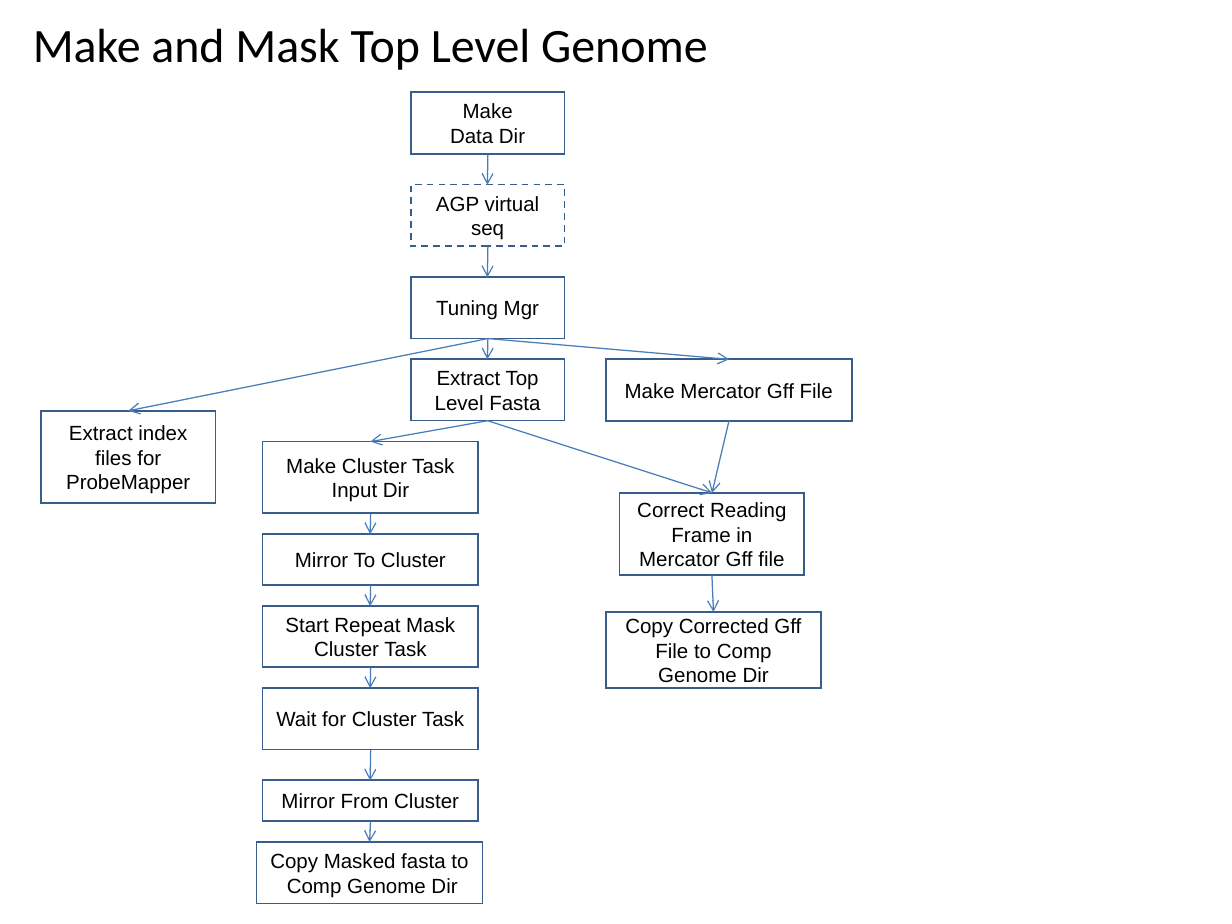
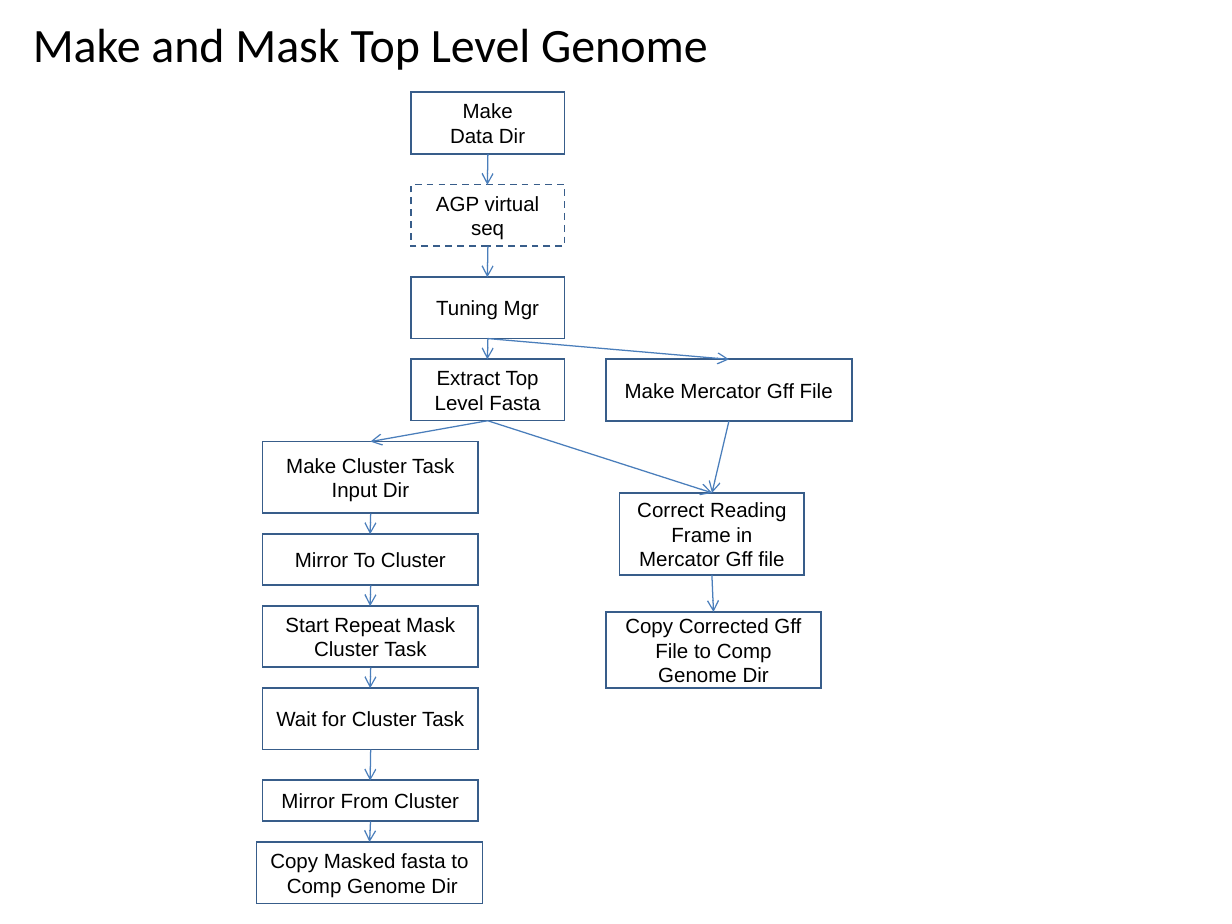
Before and after one commit to VEuPathDB/ApiCommonWorkflow, a slide deck: slide 6 of Main/doc/IntegratedWorkflow.ppt. Drawn at 1232x924 pixels with LibreOffice and Linux fonts; fonts in the diff are those of the drawing. Boxes give left, top, right and bottom in pixels: in the first picture for what was removed or moved away, otherwise in the second. Text is boxed around its words. In the diff, an @@ line names an element or a change of style, - is before the commit and + after.

Commit message:
edit makeAndMaskTopLevelGenome

```diff
--- a/Main/doc/IntegratedWorkflow.ppt
+++ b/Main/doc/IntegratedWorkflow.ppt
@@ arrow removed from (488, 339) to (128, 410) @@
@@ rectangle removed at [41, 410, 216, 503] @@
-Extract index files for ProbeMapper
```
